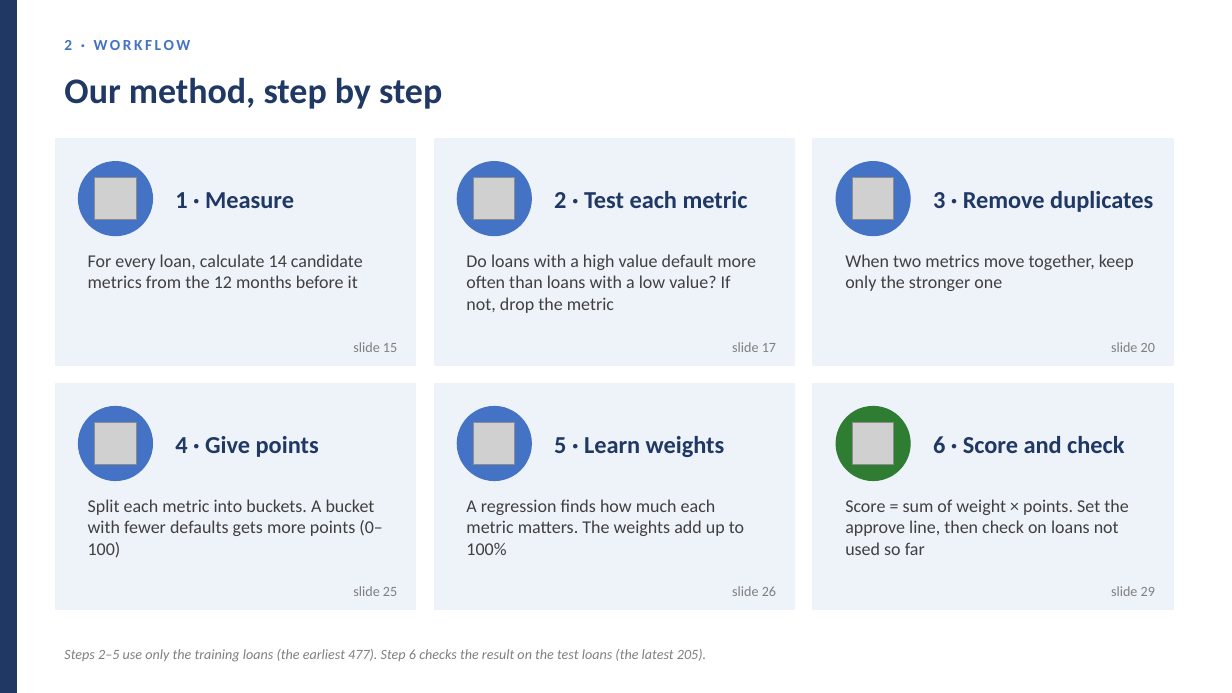
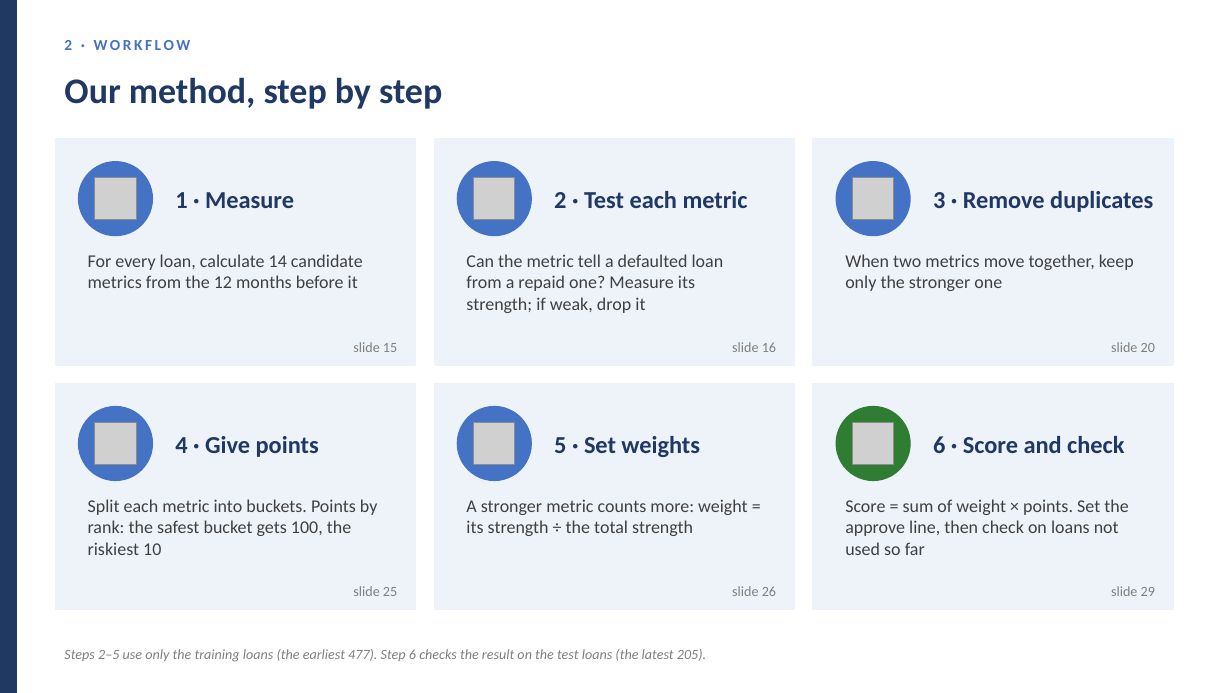
Before and after one commit to huotrithy/da-assignment-risk-scoring, a slide deck: slide 14 of docs/Final_Presentation.pptx. Drawn at 1232x693 pixels with LibreOffice and Linux fonts; fonts in the diff are those of the drawing; grey boxes stand for pictures. Boxes give left, top, right and bottom in pixels: in the first picture for what was removed or moved away, otherwise in the second. Text is boxed around its words. In the diff, an @@ line names an element or a change of style, - is before the commit and + after.

```diff
--- a/docs/Final_Presentation.pptx
+++ b/docs/Final_Presentation.pptx
@@ text at [466, 254, 724, 313]: text changed @@
-Do loans with a high value default more often than loans with a low value? If not, drop the metric
+Can the metric tell a defaulted loan from a repaid one? Measure its strength; if weak, drop it
@@ text at [732, 342, 776, 352]: text changed @@
-slide 17
+slide 16
@@ text at [554, 436, 700, 457]: text changed @@
-5 · Learn weights
+5 · Set weights
@@ text at [88, 499, 378, 555]: text changed @@
-Split each metric into buckets. A bucket with fewer defaults gets more points (0–100)
+Split each metric into buckets. Points by rank: the safest bucket gets 100, the riskiest 10
@@ text at [466, 499, 748, 536]: text changed @@
-A regression finds how much each metric matters. The weights add up to 100%
+A stronger metric counts more: weight = its strength ÷ the total strength
```
Also in this commit, not shown: 17 other slides changed, 1 slide added, 1 slide removed, 18 other files.
